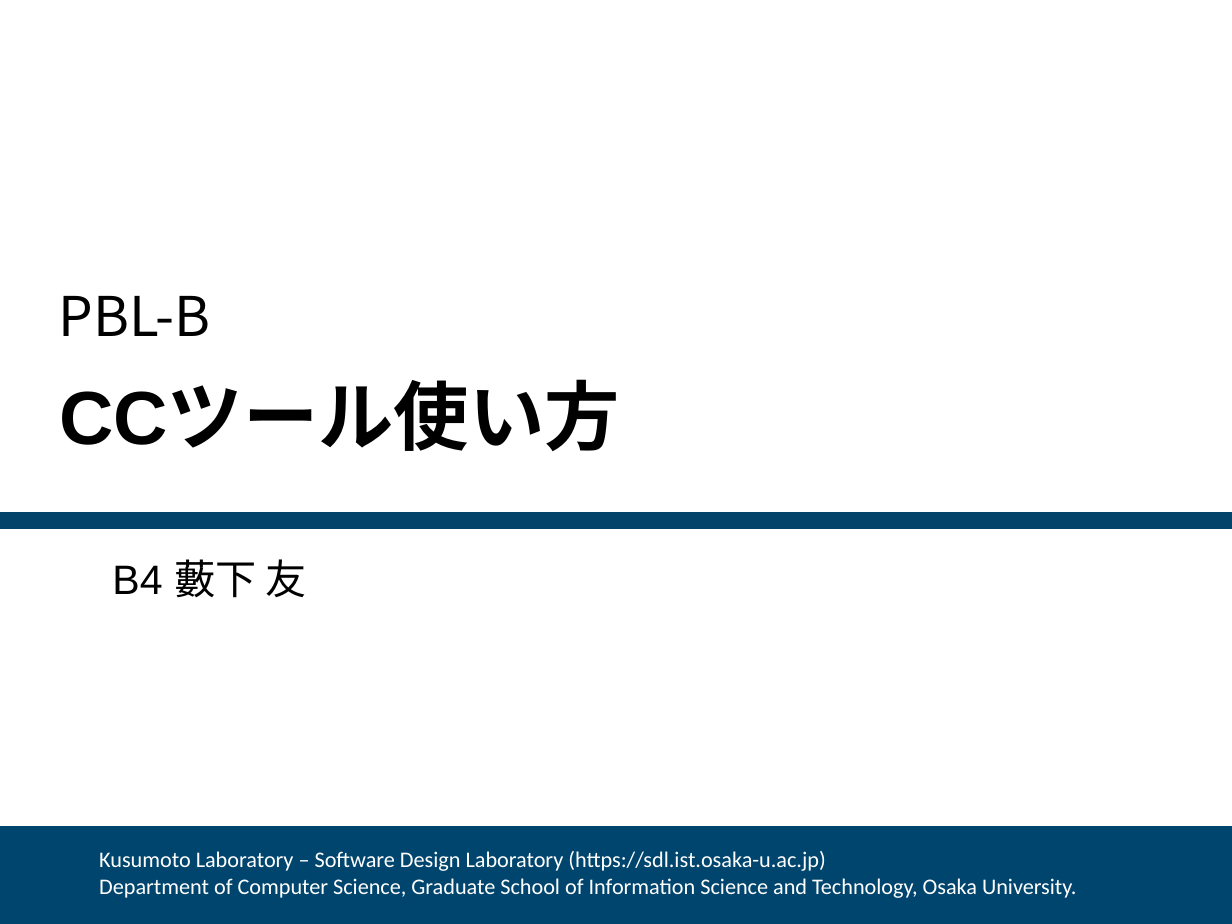
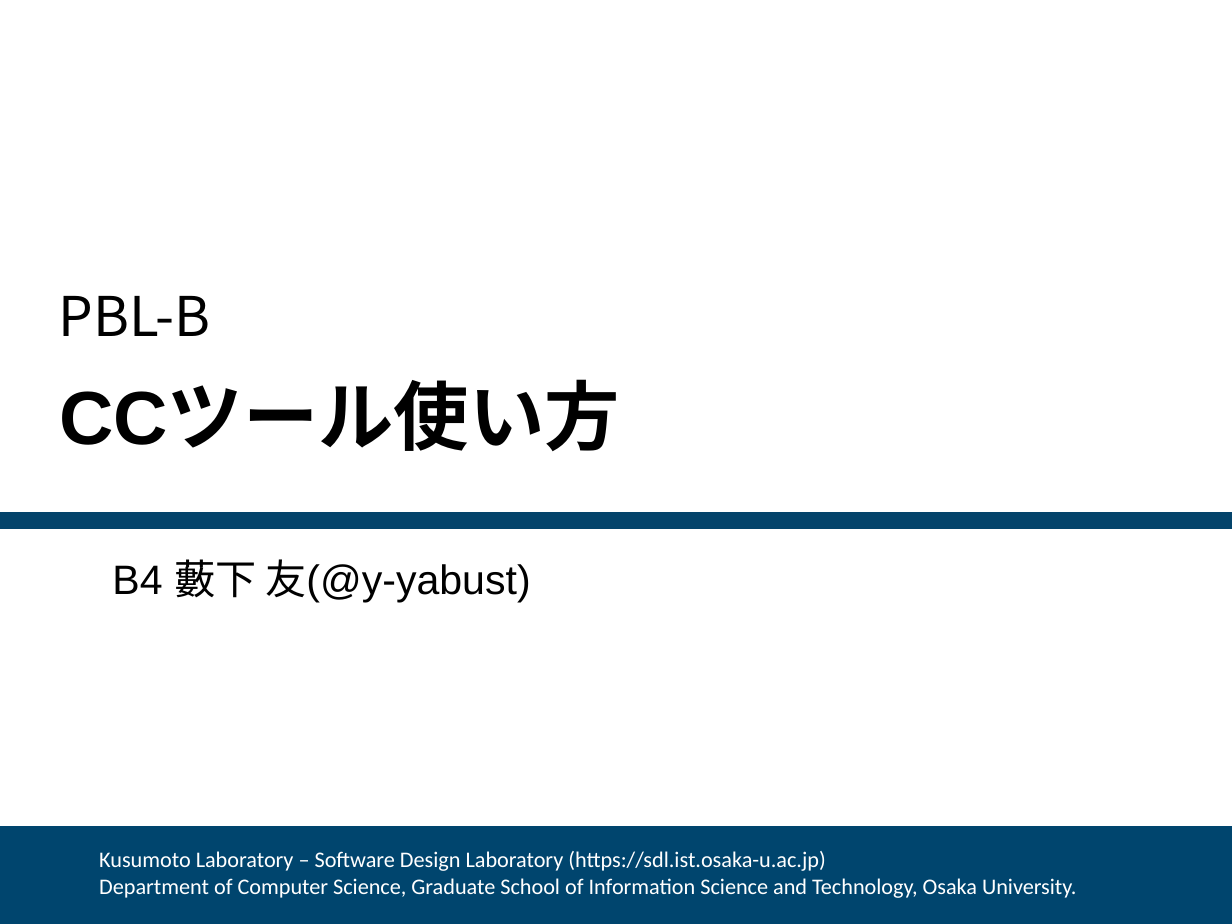
Before and after one commit to Yabushita111/share, a slide deck: slide 1 of y-yabust_pbl_20231006.pptx. Drawn at 1232x924 pixels with LibreOffice and Linux fonts; fonts in the diff are those of the drawing; background and template pictures are left out. Boxes give left, top, right and bottom in pixels: in the first picture for what was removed or moved away, otherwise in the second. Text is boxed around its words. In the diff, an @@ line names an element or a change of style, - is before the commit and + after.

```diff
--- a/y-yabust_pbl_20231006.pptx
+++ b/y-yabust_pbl_20231006.pptx
@@ subtitle at (112, 559, 530, 603): text changed @@
-B4 藪下 友
+B4 藪下 友(@y-yabust)
```
Also in this commit, not shown: 6 slides added, 3 other files.
